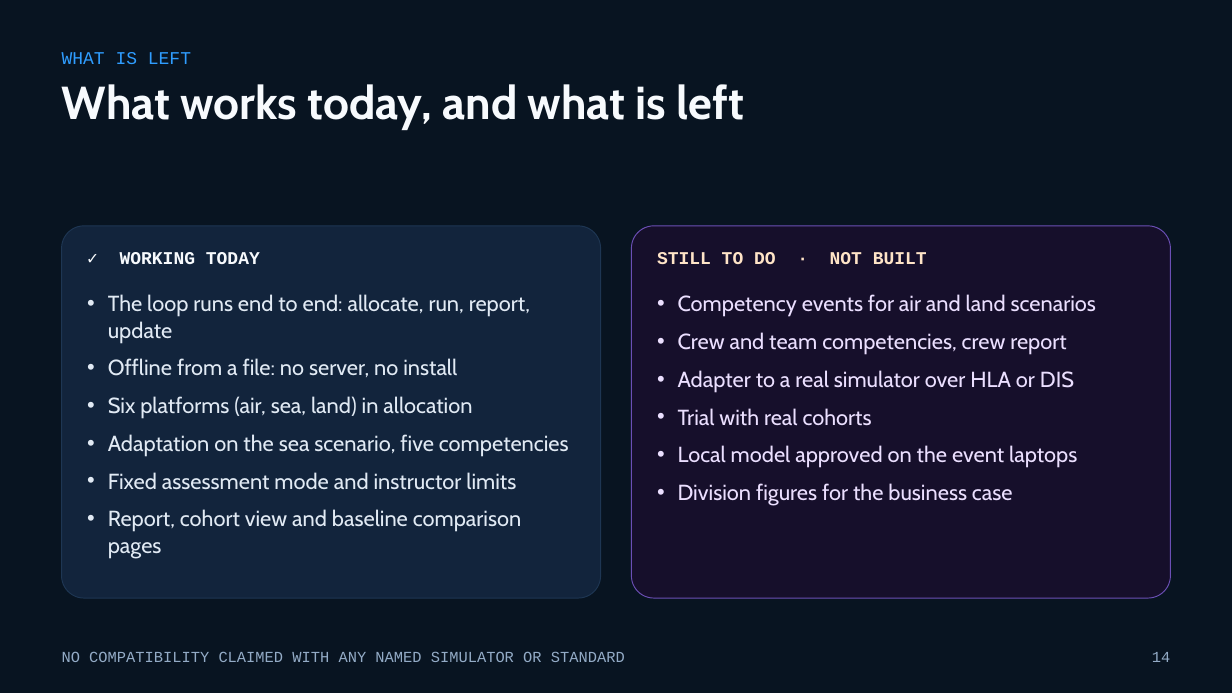
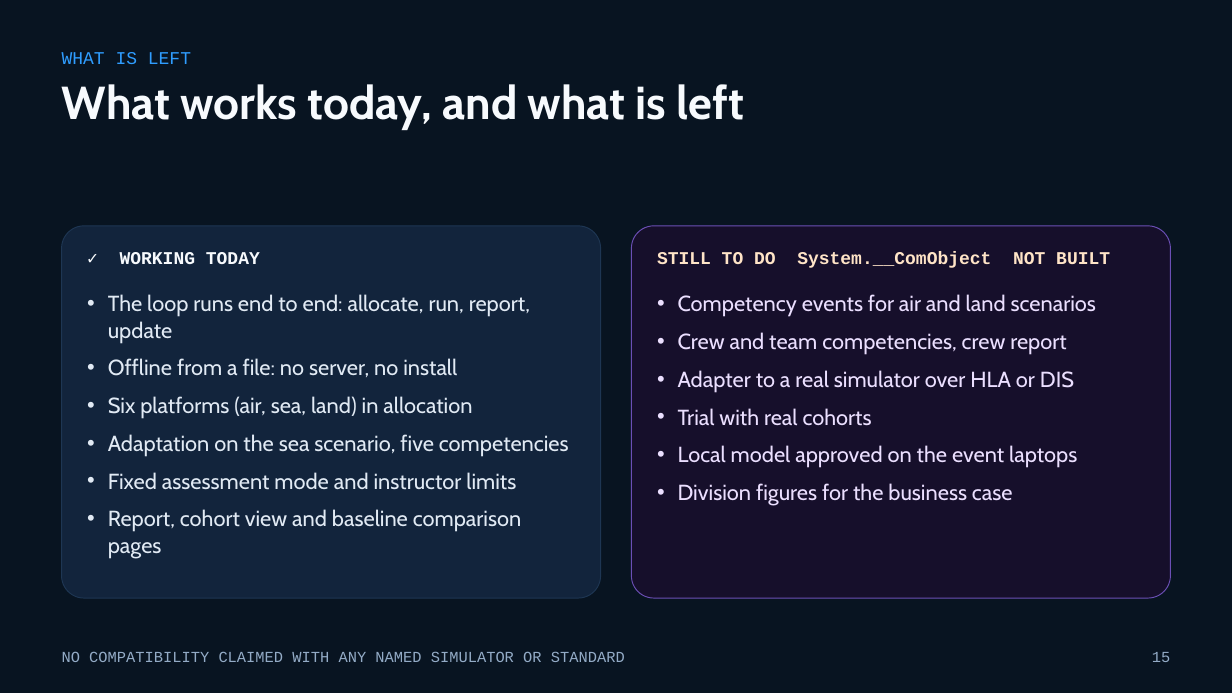
Before and after one commit to buttception/T-S_Hackathon26, a slide deck: slide 15 of cgf-demo/docs/pitch/Adaptive-CGF-Trainer.pptx (slide 14 before the commit). Drawn at 1232x693 pixels with LibreOffice and Linux fonts; fonts in the diff are those of the drawing. Boxes give left, top, right and bottom in pixels: in the first picture for what was removed or moved away, otherwise in the second. Text is boxed around its words. In the diff, an @@ line names an element or a change of style, - is before the commit and + after.

```diff
--- a/cgf-demo/docs/pitch/Adaptive-CGF-Trainer.pptx
+++ b/cgf-demo/docs/pitch/Adaptive-CGF-Trainer.pptx
@@ text at box(657, 251, 1110, 268): text changed @@
-STILL TO DO · NOT BUILT
+STILL TO DO System.__ComObject NOT BUILT
@@ text at box(1152, 652, 1170, 662): text changed @@
-14
+15
```
Also in this commit, not shown: 9 other slides changed, 2 slides added, 1 slide removed, 2 other files.
